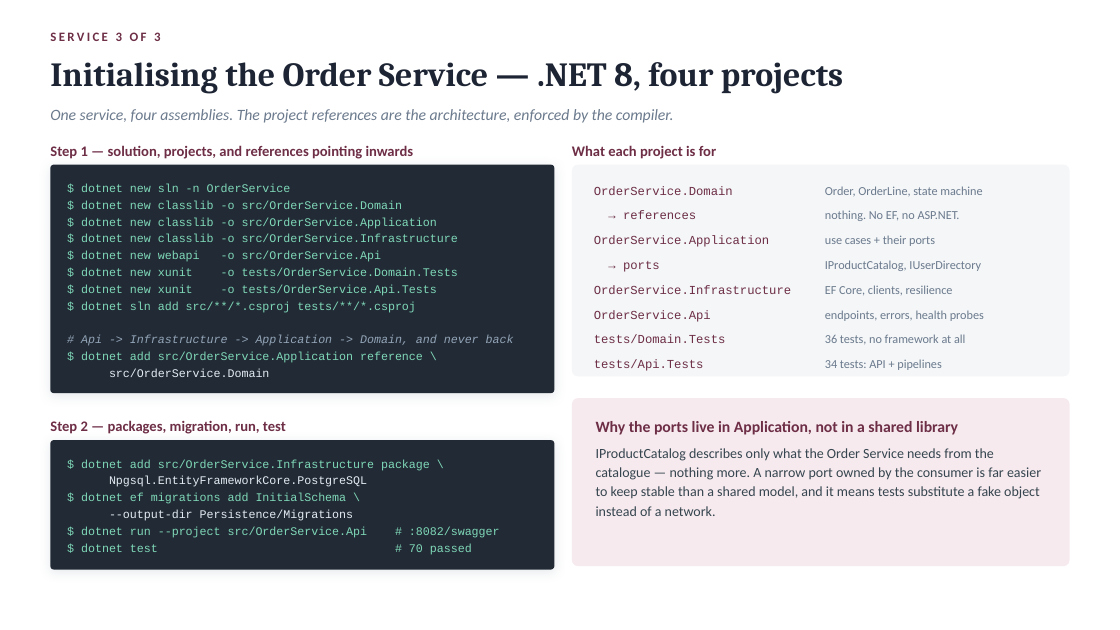
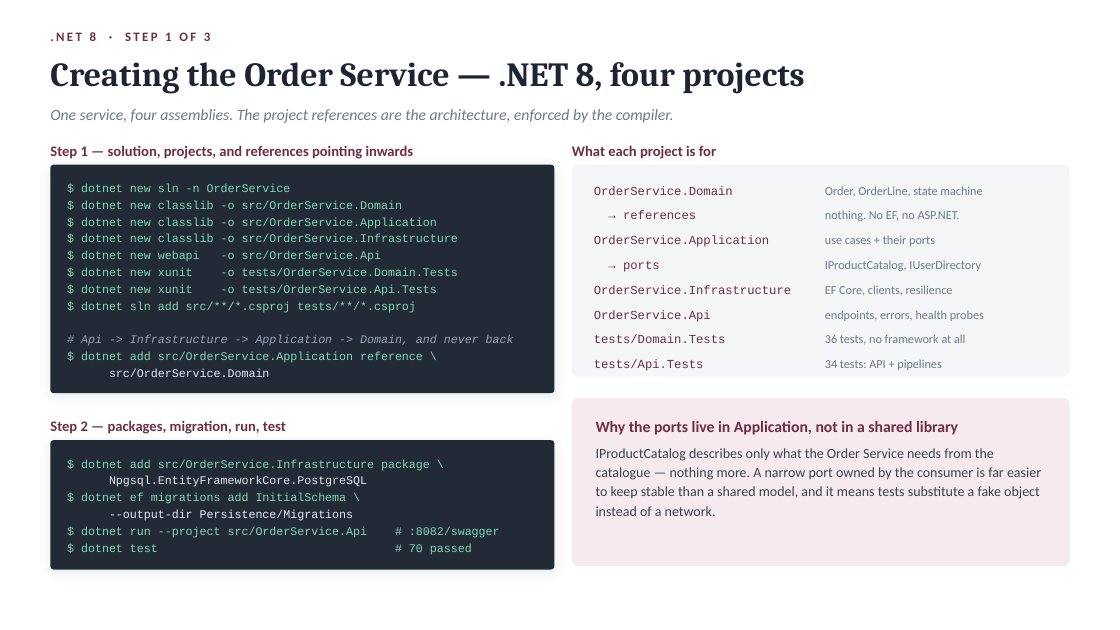
Before and after one commit to FullStack-AITech/Online-Shop-Microservices, a slide deck: slide 17 of docs/weeks-1-3-review.pptx (slide 13 before the commit). Drawn at 1120x630 pixels with LibreOffice and Linux fonts; fonts in the diff are those of the drawing. Boxes give left, top, right and bottom in pixels: in the first picture for what was removed or moved away, otherwise in the second. Text is boxed around its words. In the diff, an @@ line names an element or a change of style, - is before the commit and + after.

```diff
--- a/docs/weeks-1-3-review.pptx
+++ b/docs/weeks-1-3-review.pptx
@@ text at <box>50,32,210,41</box>: text changed @@
-SERVICE 3 OF 3
+.NET 8 · STEP 1 OF 3
@@ text at <box>50,62,804,94</box>: text changed @@
-Initialising the Order Service — .NET 8, four projects
+Creating the Order Service — .NET 8, four projects
```
Also in this commit, not shown: 3 other slides changed, 6 slides added.
